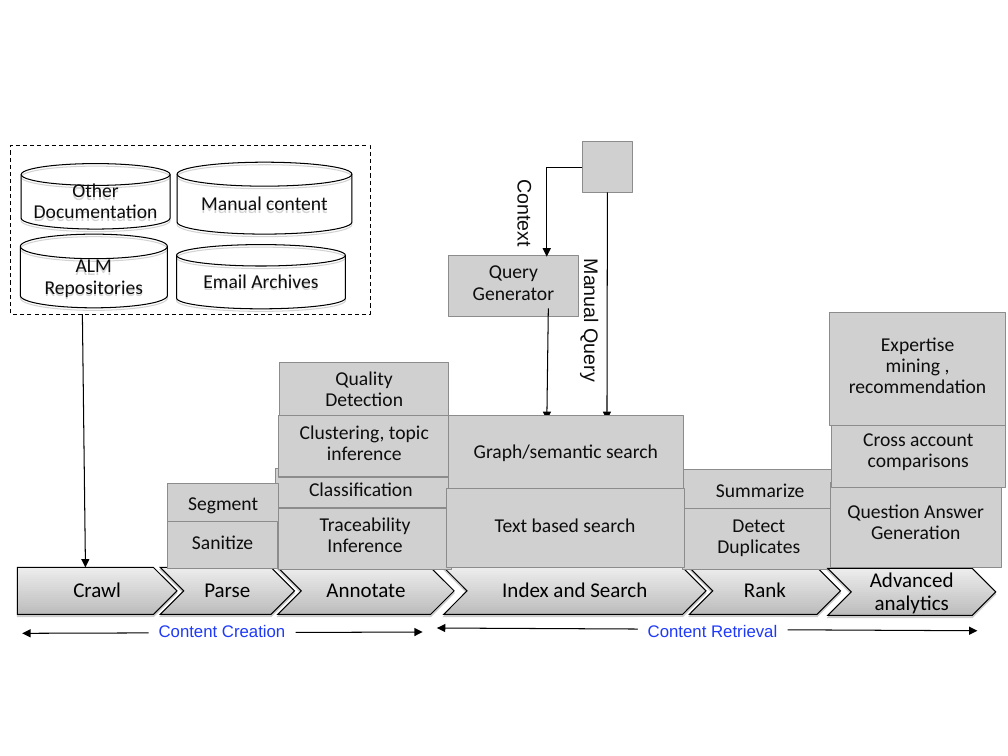
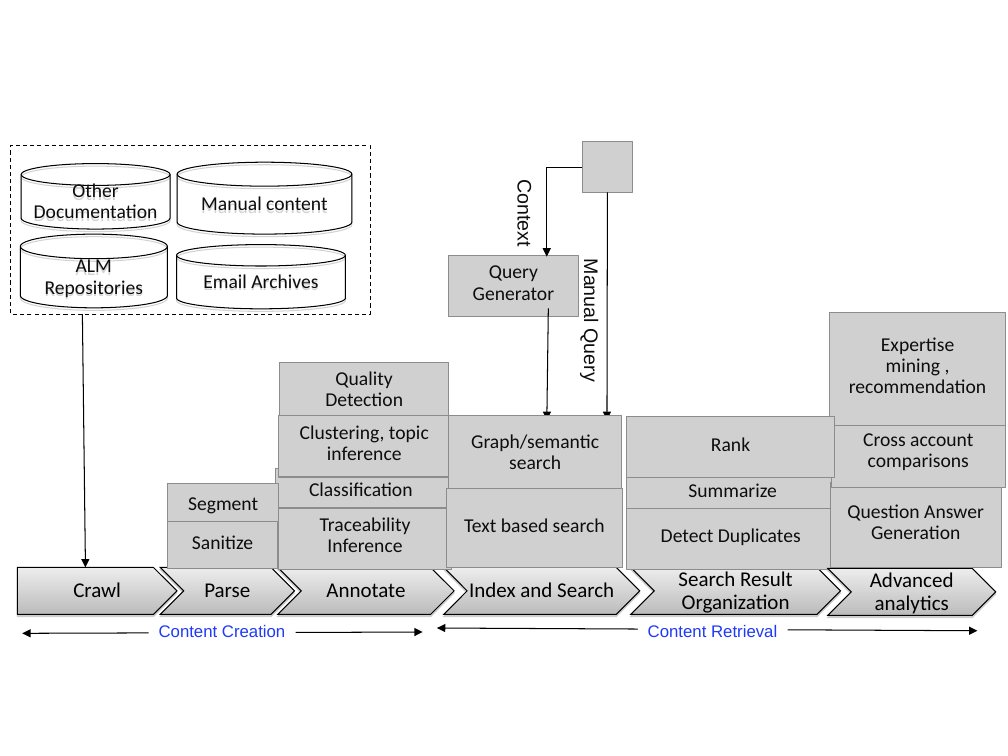
Before and after one commit to schandragit/fose-services, a slide deck: slide 3 of figs/figs.ppt. Drawn at 1008x756 pixels with LibreOffice and Linux fonts; fonts in the diff are those of the drawing; grey boxes stand for pictures. Boxes give left, top, right and bottom in pixels: in the first picture for what was removed or moved away, otherwise in the second. Text is boxed around its words. In the diff, an @@ line names an element or a change of style, - is before the commit and + after.

```diff
--- a/figs/figs.ppt
+++ b/figs/figs.ppt
@@ picture resized from (x1=449, y1=416, x2=683, y2=495) to (x1=449, y1=416, x2=622, y2=495) @@
@@ picture added at (x1=626, y1=416, x2=835, y2=478) @@
@@ text "Graph/semantic search" rewrapped from (x1=474, y1=444, x2=658, y2=461) to (x1=471, y1=434, x2=599, y2=469) @@
@@ text added at (x1=711, y1=437, x2=750, y2=451), 14 pt, text #0D0D0D @@
+Rank
@@ picture resized from (x1=681, y1=470, x2=839, y2=517) to (x1=626, y1=470, x2=839, y2=517) @@
@@ text "Summarize" moved from (x1=716, y1=483, x2=805, y2=497) to (x1=688, y1=483, x2=777, y2=497) @@
@@ picture resized from (x1=447, y1=489, x2=684, y2=569) to (x1=447, y1=489, x2=623, y2=569) @@
@@ text "Text based search" moved from (x1=495, y1=518, x2=635, y2=532) to (x1=464, y1=518, x2=605, y2=532) @@
@@ picture resized from (x1=682, y1=509, x2=835, y2=571) to (x1=626, y1=509, x2=835, y2=570) @@
@@ text "Detect Duplicates" rewrapped from (x1=717, y1=519, x2=800, y2=556) to (x1=661, y1=528, x2=801, y2=545) @@
@@ freeform shape "Index and Search" resized from (x1=444, y1=568, x2=706, y2=615) to (x1=444, y1=568, x2=640, y2=615) @@
@@ freeform shape "Search Result Organization" resized from (x1=689, y1=568, x2=841, y2=615) to (x1=631, y1=568, x2=841, y2=615) @@
@@ text in freeform shape at (x1=678, y1=569, x2=793, y2=615): text changed @@
-Rank
+Search Result Organization
```
Also in this commit, not shown: 4 other files.
